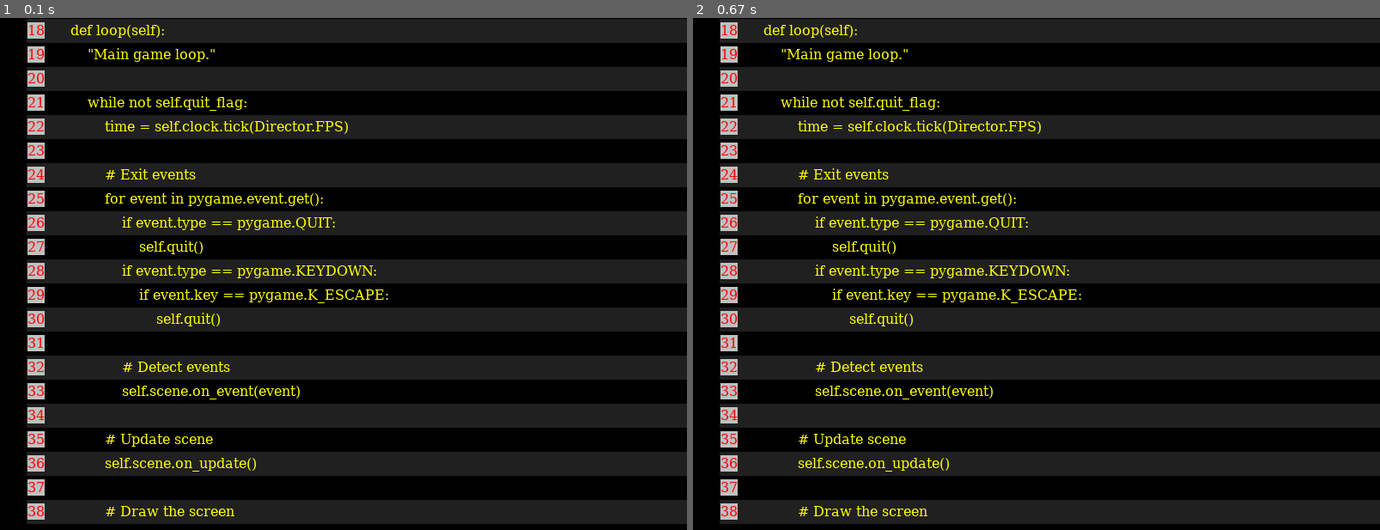
Above: before the commit, frames 1-2 (left to right).
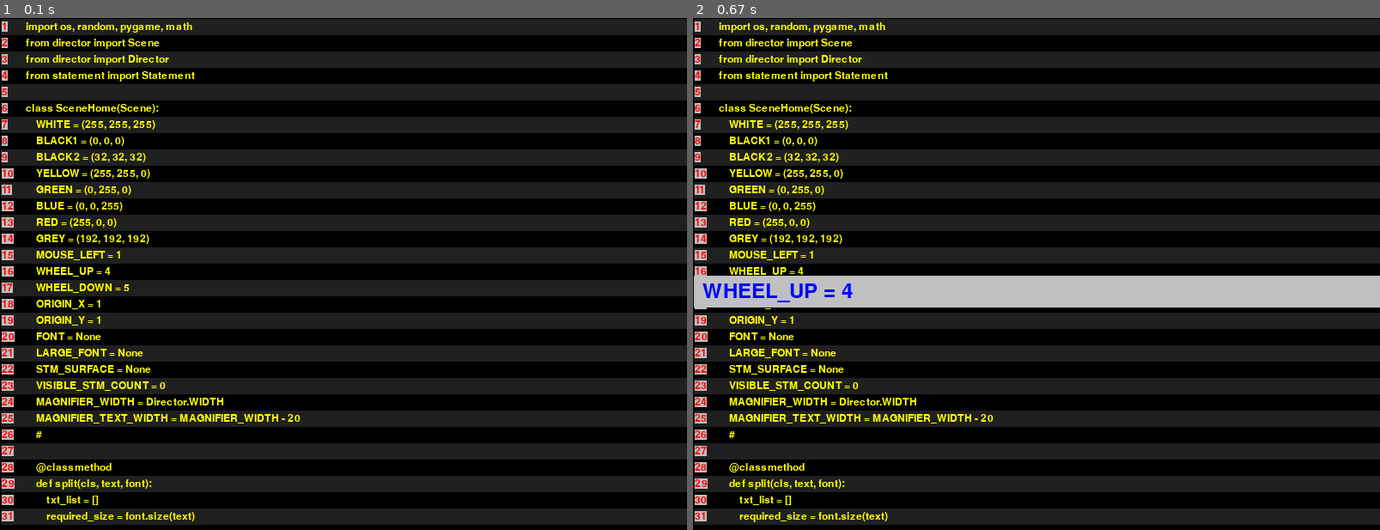
Above: after the commit, the same moments.

Repository: javatican/migulu_python
Game: pygame game, started from pyviewer/main2.py
The game is run twice, just before and just after one commit, with the same random seed, the same clock (stepped at 60 frames per second) and the same inputs.
Inputs (mouse positions are in pixels of both pictures, inside the frame that each line leads up to):
- Up to frame 1 (0.1 s): no input
- Up to frame 2 (0.67 s): click (1036, 274) at 0.4 s

The runs differ from the first frame. In frame 1, 54% of the frame differs, in the area x 0-100%, y 0-99%; in frame 2, 57%.

Commit message:
version 1

Diff:
--- a/pyviewer/main2.py
+++ b/pyviewer/main2.py
@@ -8,7 +8,7 @@
     pygame.display.init()
     pygame.font.init()
     dr = Director()
-    scene = SceneHome(dr, "director.py")
+    scene = SceneHome(dr, "my_scenes.py")
     dr.change_scene(scene)
     dr.loop()
 
--- a/pyviewer/my_scenes.py
+++ b/pyviewer/my_scenes.py
@@ -1,4 +1,4 @@
-import os, random, pygame
+import os, random, pygame, math
 from director import Scene
 from director import Director
 from statement import Statement
@@ -8,42 +8,95 @@
     BLACK1 = (0, 0, 0)
     BLACK2 = (32, 32, 32)
     YELLOW = (255, 255, 0)
+    GREEN = (0, 255, 0)
+    BLUE = (0, 0, 255)
     RED = (255, 0, 0)
     GREY = (192, 192, 192)
+    MOUSE_LEFT = 1
+    WHEEL_UP = 4
+    WHEEL_DOWN = 5
     ORIGIN_X = 1
     ORIGIN_Y = 1
-    FONT=None
-    STM_SURFACE=None
-    VISIBLE_STM_COUNT=0
+    FONT = None
+    LARGE_FONT = None
+    STM_SURFACE = None
+    VISIBLE_STM_COUNT = 0
+    MAGNIFIER_WIDTH = Director.WIDTH
+    MAGNIFIER_TEXT_WIDTH = MAGNIFIER_WIDTH - 20
     #
+
+    @classmethod
+    def split(cls, text, font):
+        txt_list = []
+        required_size = font.size(text)
+        if required_size[0] <= SceneHome.MAGNIFIER_TEXT_WIDTH:
+            txt_list.append(text)
+        else:
+            portions = math.ceil(required_size[0]/SceneHome.MAGNIFIER_TEXT_WIDTH)
+            length = len(text)
+            print("length:",length)
+            sect = math.ceil(length/portions)
+            print("sect:",sect)
+            #
+            t = text
+            while len(t):
+                print("t:",t)
+                if font.size(t)[0] > SceneHome.MAGNIFIER_TEXT_WIDTH:
+                    i = sect
+                    while i > 0 and (t[i-1].isalnum() and t[i].isalnum() or font.size(t[:i])[0] > SceneHome.MAGNIFIER_TEXT_WIDTH):
+                        i -= 1
+                    txt_list.append(t[:i])
+                    t = t[i:]
+                else:
+                    txt_list.append(t)
+                    break
+            # start = 0
+            # for i in range(portions):
+            #     txt_list.append(text[start:min(start+sect, length)])
+            #     start += sect
+        return txt_list
+
     @classmethod
     def get_text(cls, filename):
+        """ extract text from filename """
         dir_name = os.path.dirname(os.path.realpath(__file__))
         file_path = os.path.join(dir_name, filename)
         text_list = []
         source_file = open(file_path, "r")
         for line in source_file:
-            #remove newline char
+            # remove newline char
             if line[-1] == '\n':
                 line = line[:-1]
             text_list.append(line)
         return text_list
+
     @classmethod
     def get_font(cls):
         if not cls.FONT:
-            cls.FONT = pygame.font.SysFont("dejavuserif", 18)
+            #cls.FONT = pygame.font.SysFont("dejavuserif", 18)
+            cls.FONT = pygame.font.Font("Cyberbit.ttf", 18)
         return cls.FONT
 
     @classmethod
+    def get_large_font(cls):
+        if not cls.LARGE_FONT:
+            #cls.LARGE_FONT = pygame.font.SysFont("dejavuserif", 36)
+            cls.LARGE_FONT = pygame.font.Font("Cyberbit.ttf", 36)
+        return cls.LARGE_FONT
+
+    @classmethod
     def get_stm_surface(cls):
+        """ a rectangle surface on which a text of statement will be blitted"""
         if not cls.STM_SURFACE:
             font = cls.get_font()
             width = Director.WIDTH
             height = font.get_height()+0.5*font.get_linesize()
             cls.STM_SURFACE = pygame.Surface((width, height))
         return cls.STM_SURFACE
+
     @classmethod
     def get_visible_stm_count(cls):
+        """ total lines of statements that can be shown in the root window """
         if not cls.VISIBLE_STM_COUNT:
             stm_sur = cls.get_stm_surface()
             cls.VISIBLE_STM_COUNT = Director.HEIGHT//stm_sur.get_rect().height
@@ -57,37 +110,86 @@
             SceneHome.get_text(self.filename))
 
         director.screen.fill(SceneHome.BLACK1)
-        self.display_text(17)
 
-    def display_text(self, start=0):
+        self.visiable_start = 0
+        self.visiable_end = 0
+        self.magnifier = False
+        self.display_text()
+
+    def display_text(self, start=0, force=False):
         font = SceneHome.get_font()
         stm_surface = SceneHome.get_stm_surface()
         lines = len(self.stms_list)
+        # end: the last line index that is visible
         end = min(lines, start+SceneHome.get_visible_stm_count())
+        # recalcate start
+        start = min(start, max(end-SceneHome.get_visible_stm_count(), 0))
+        if (not force) and start == self.visiable_start and end == self.visiable_end:
+            return
+        self.director.screen.fill(SceneHome.BLACK1)
+        # line_no_width: width in pixel for the line number
         line_no_width = font.size(str(lines*10))[0]
+        # y position used by bliting for the statement text
         text_y = (stm_surface.get_rect().height-font.get_height())*0.5
         for i, stm in enumerate(self.stms_list[start:end]):
-            if i%2:
+            if i % 2:
                 stm_surface.fill(SceneHome.BLACK1)
             else:
                 stm_surface.fill(SceneHome.BLACK2)
             pos_x = SceneHome.ORIGIN_X
-            #display line no
+            # display line no
             line_no_sur = font.render(str(stm.get_line_no()), True, SceneHome.RED, SceneHome.GREY)
             stm_surface.blit(line_no_sur, (pos_x, text_y))
-            #display text
+            # display text
             pos_x = SceneHome.ORIGIN_X + line_no_width
             text_sur = font.render(stm.get_text(), True, SceneHome.YELLOW)
             stm_surface.blit(text_sur, (pos_x, text_y))
-            #blit stm_surface to root window
+            # blit stm_surface to root window
             pos_y = SceneHome.ORIGIN_Y + i*(stm_surface.get_rect().height)
-            self.director.screen.blit(stm_surface, (pos_x, pos_y))
+            self.director.screen.blit(stm_surface, (SceneHome.ORIGIN_X , pos_y))
+        self.visiable_start = start
+        self.visiable_end = end
 
     def on_update(self):
         pass
 
     def on_event(self, event):
-        pass
+        if event.type == pygame.MOUSEBUTTONDOWN:
+            if (not self.magnifier) and event.button == SceneHome.WHEEL_UP:
+                self.display_text(max(0, self.visiable_start-1))
+            elif (not self.magnifier) and event.button == SceneHome.WHEEL_DOWN:
+                self.display_text(self.visiable_start+1)
+            elif (not self.magnifier) and event.button == SceneHome.MOUSE_LEFT:
+                pos = event.pos
+                stm_sur = SceneHome.get_stm_surface()
+                pos_index = min(pos[1]//stm_sur.get_rect().height, SceneHome.get_visible_stm_count()-1)
+                stm_index = min(self.visiable_end, self.visiable_start + pos_index)
+                stm = self.stms_list[stm_index]
+                self.display_magnifier(stm, pos)
+                self.magnifier = True
+            elif self.magnifier and event.button == SceneHome.MOUSE_LEFT:
+                self.magnifier = False
+                self.display_text(self.visiable_start, True)
 
     def on_draw(self, screen):
         pass
+
+    def display_magnifier(self, stm, pos):
+        large_font = SceneHome.get_large_font()
+        stripped_text = stm.get_text().strip()
+        text_portions = SceneHome.split(stripped_text, large_font)
+        portions = len(text_portions)
+        pos_x = (SceneHome.MAGNIFIER_WIDTH - SceneHome.MAGNIFIER_TEXT_WIDTH)//2
+        mag_x = SceneHome.ORIGIN_X
+        height = portions*large_font.get_height()+0.5*large_font.get_linesize()
+        mag_sur = pygame.Surface((SceneHome.MAGNIFIER_WIDTH, height))
+        mag_sur.fill(SceneHome.GREY)
+        for i, p in enumerate(text_portions):
+            pos_y = 0.25*large_font.get_linesize() + i*large_font.get_height()
+            text_sur = large_font.render(p, True, SceneHome.BLUE)
+            mag_sur.blit(text_sur, (pos_x, pos_y))
+
+        mag_y = pos[1]
+        if mag_y + height > Director.HEIGHT:
+            mag_y = Director.HEIGHT - height
+        self.director.screen.blit(mag_sur, (mag_x, mag_y))
Not shown, added: pyviewer/Cyberbit.ttf
